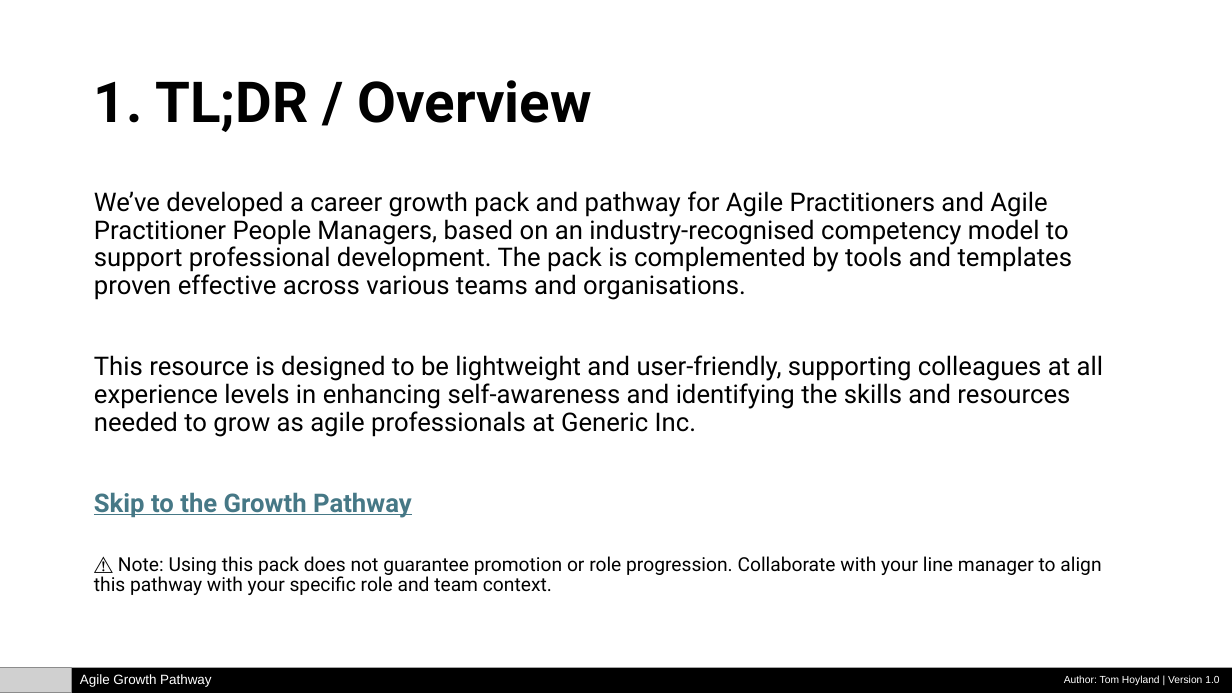
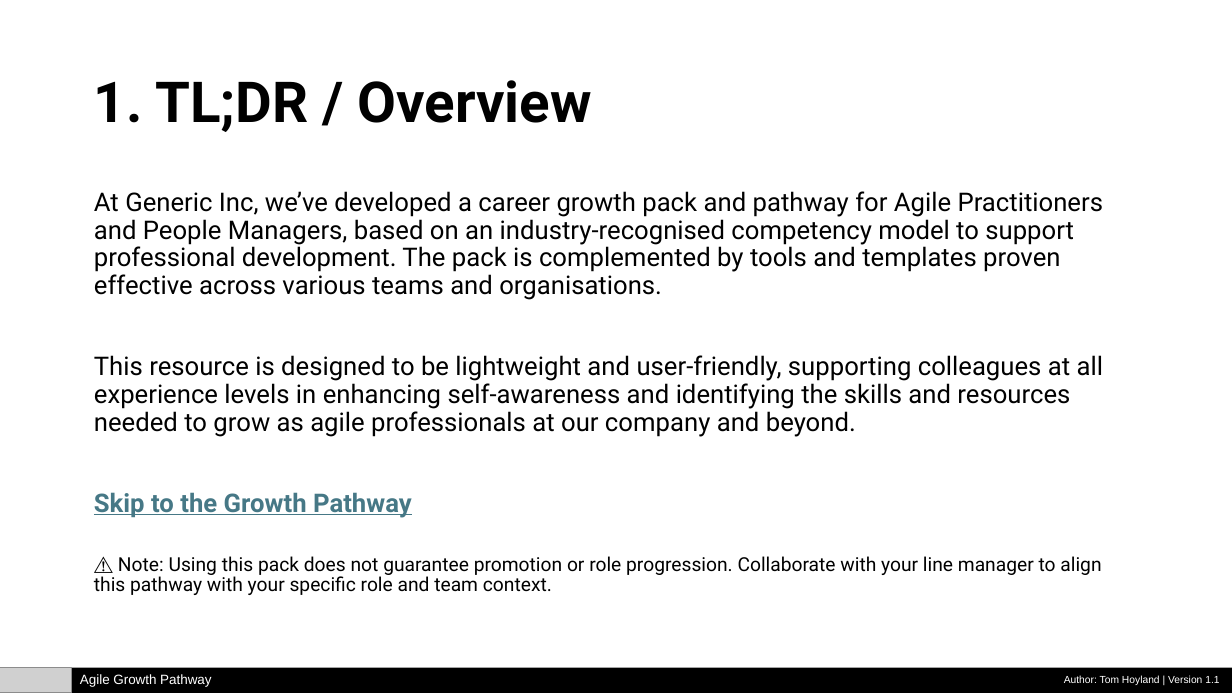
Before and after one commit to tomhoyland/agile-growth-pathway, a slide deck: slide 2 of Agile-Growth-Pathway.pptx. Drawn at 1232x693 pixels with LibreOffice and Linux fonts; fonts in the diff are those of the drawing; grey boxes stand for pictures. Boxes give left, top, right and bottom in pixels: in the first picture for what was removed or moved away, otherwise in the second. Text is boxed around its words. In the diff, an @@ line names an element or a change of style, - is before the commit and + after.

Commit message:
Add files via upload
Version 1.1 - minor change to introduction and context of organisation, divisions etc.

```diff
--- a/Agile-Growth-Pathway.pptx
+++ b/Agile-Growth-Pathway.pptx
@@ text at (x1=94, y1=191, x2=1103, y2=437): text changed @@
-We’ve developed a career growth pack and pathway for Agile Practitioners and Agile Practitioner People Managers, based on an industry-recognised competency model to support professional development. The pack is complemented by tools and templates proven effective across various teams and organisations.
-This resource is designed to be lightweight and user-friendly, supporting colleagues at all experience levels in enhancing self-awareness and identifying the skills and resources needed to grow as agile professionals at Generic Inc.
+At Generic Inc, we’ve developed a career growth pack and pathway for Agile Practitioners and People Managers, based on an industry-recognised competency model to support professional development. The pack is complemented by tools and templates proven effective across various teams and organisations.
+This resource is designed to be lightweight and user-friendly, supporting colleagues at all experience levels in enhancing self-awareness and identifying the skills and resources needed to grow as agile professionals at our company and beyond.
@@ text at (x1=1064, y1=676, x2=1219, y2=685): text changed @@
-Author: Tom Hoyland | Version 1.0
+Author: Tom Hoyland | Version 1.1
```
Also in this commit, not shown: 14 other slides changed, 1 other file.
